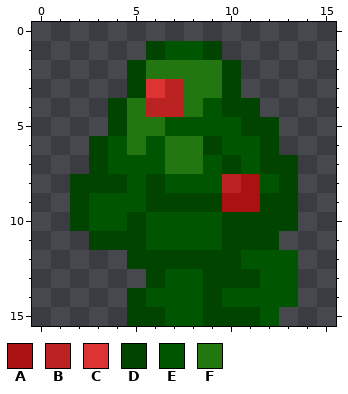
One commit to this pixel-art sprite: assets/entityTypes/appleTree/apples.png. The picture above was drawn from the file before the commit.
The file is 16x16 pixels.
Palette (. is transparent): A #aa1111  B #bb2222  C #dd3333  D #004400  E #005500  F #227711
Pixels before, first column x 2:
 1 ....DEED....
 2 ...DFFFFD...
 3 ...DCBFFD...
 4 ..DFBBFEDD..
 5 ..DFFEEEEDD.
 6 .DEFEFFDEED.
 7 .DEEEFFEDEDD
 8 DDDEDEEEBAED
 9 DEEEDDDDAADD
10 DEEDEEEEDDDD
11 .DDDEEEEDDD.
12 ...DDDDDDEEE
13 ....DEEDDDEE
14 ...DEEEDEEEE
15 ...DDEEDDDE.
The result:
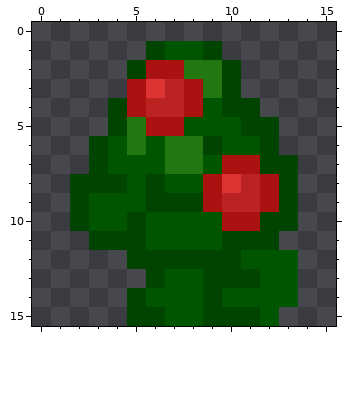
The commit says: Outlines for apples and berries
From old to new:
Changed rows in their new state; - is an unchanged pixel.
first column x 5:
 2 -AA-----
 3 A--A----
 4 A--A----
 5 -AA-----
 7 -----AA-
 8 ----ACBA
 9 ----ABBA
10 -----AA-
Changed places in both pictures, as pixel boxes (x1, y1, x2, y2):
changed: (127, 60, 279, 231)
